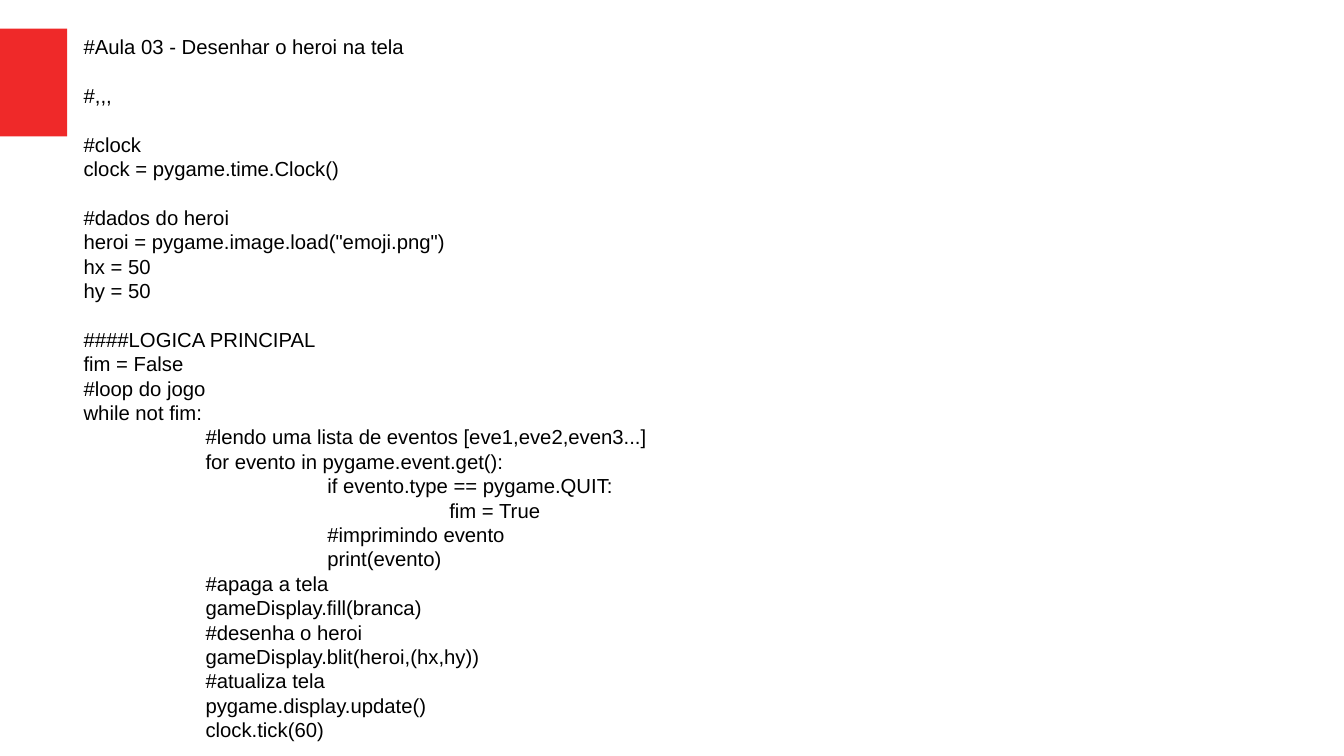
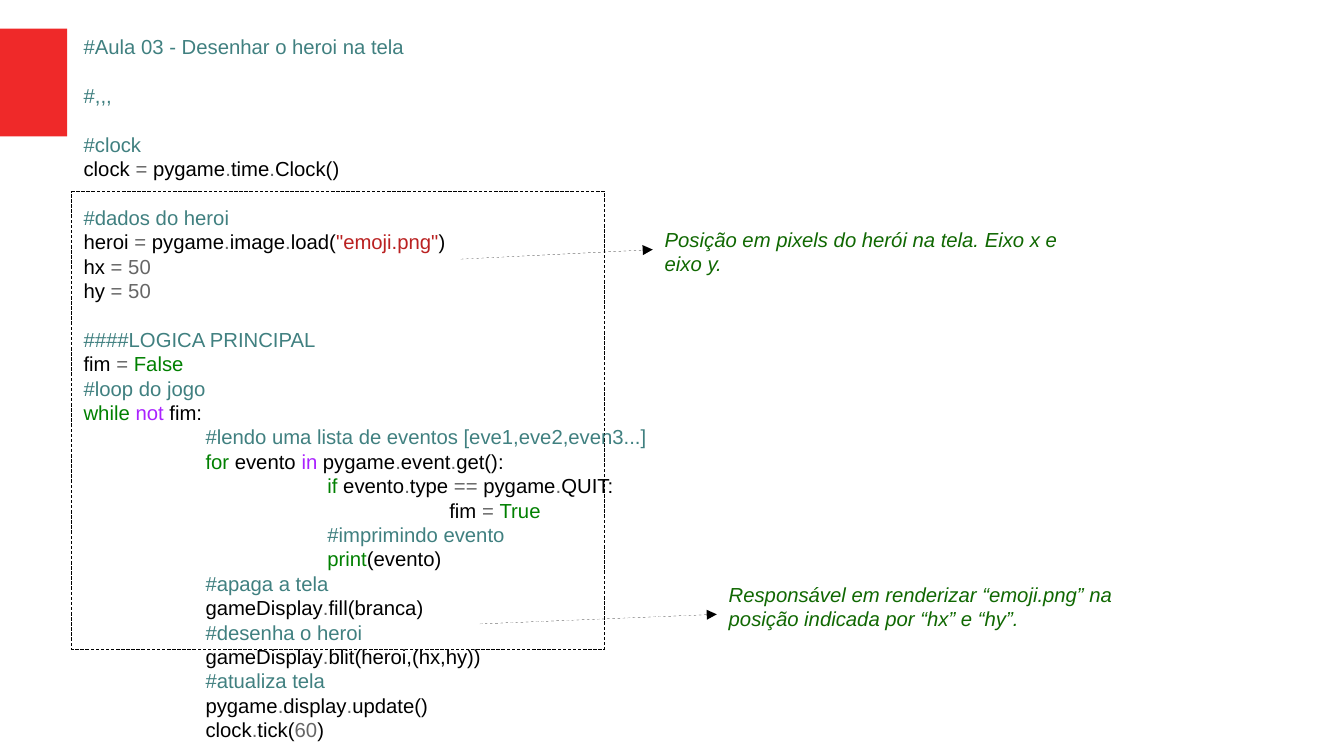
Before and after one commit to jeffersoncarvalho/SESCOMP-2019, a slide deck: slide 7 of curso-pygame.odp. Drawn at 1344x756 pixels with LibreOffice and Linux fonts; fonts in the diff are those of the drawing. Boxes give left, top, right and bottom in pixels: in the first picture for what was removed or moved away, otherwise in the second. Text is boxed around its words. In the diff, an @@ line names an element or a change of style, - is before the commit and + after.

```diff
--- a/curso-pygame.odp
+++ b/curso-pygame.odp
@@ text "#Aula 03 - Desenhar o ..." at (84, 39, 647, 742): text colour #000000 to #408080 in "#Aula 03 - Desenhar o heroi na ...", "#,,,", "#clock", "#dados do heroi" and 8 more places; text colour #000000 to #666666 in "= pygame.time.Clock()", "= pygame.image.load("emoji.png")", "= 50", "= 50" and 8 more places; text colour #000000 to #BA2121 in "pygame.image.load("emoji.png")"; text colour #000000 to #008000 in "False", "while", "for", "if" and 2 more places; text colour #000000 to #AA22FF in "not", "in" @@
@@ rectangle added at (72, 191, 605, 649), fill #FFFFFF, outline #000000 0 pt @@
@@ text added at (665, 232, 1057, 275), 12 pt, text #106802, italic @@
+Posição em pixels do herói na tela. Eixo x e eixo y.
@@ arrow added from (461, 260) to (652, 250), #000000 0 pt @@
@@ text added at (729, 587, 1112, 631), 12 pt, text #106802, italic @@
+Responsável em renderizar “emoji.png” na posição indicada por “hx” e “hy”.
@@ arrow added from (481, 624) to (717, 615), #000000 0 pt @@
```
Also in this commit, not shown: 9 other slides changed, 1 other file.
